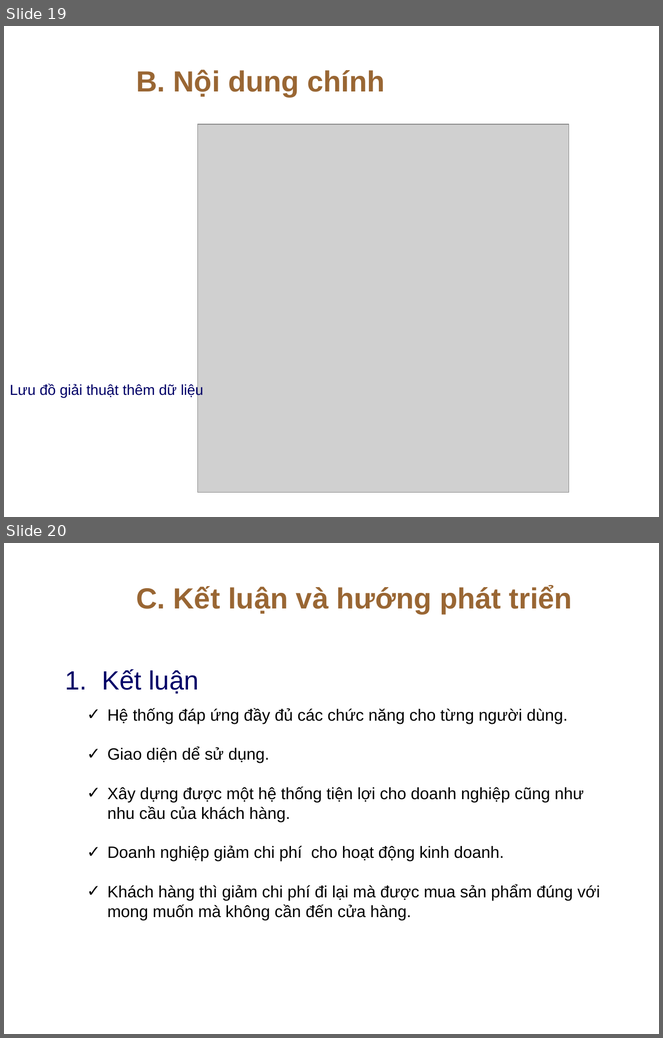
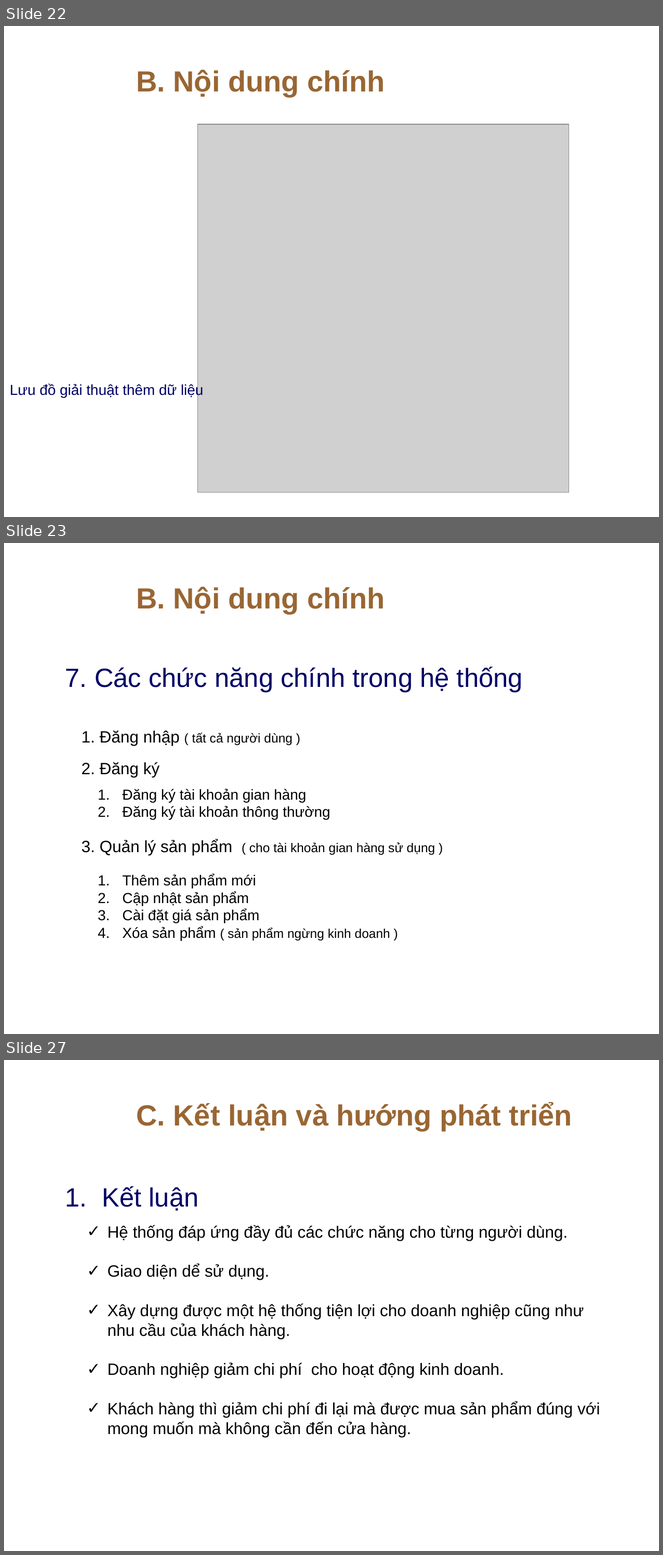
Before and after one commit to khanhpro1996ct/luanvanTN, a slide deck: SlideBaoCaoLVTN_NguyenQuocKhanh.pptx. Shown one above the other, each under a label of ours: slides 19 and 20 before the commit, slides 22, 23 and 27 after it; the slides between them are not shown. The pictures are 663x1038 and 663x1555 pixels, drawn with LibreOffice and Linux fonts; fonts in the diff are those of the drawing; grey boxes stand for pictures; background and template pictures are left out. Boxes give left, top, right and bottom in pixels: in the first picture for what was removed or moved away, otherwise in the second. Text is boxed around its words. In the diff, an @@ line names an element or a change of style, - is before the commit and + after.

```diff
--- a/SlideBaoCaoLVTN_NguyenQuocKhanh.pptx
+++ b/SlideBaoCaoLVTN_NguyenQuocKhanh.pptx
@@ slide 23 added at (4, 543, 659, 1034), background picture (left out) @@
@@ title added at (136, 587, 385, 614), 32 pt, text #996633, bold @@
+B. Nội dung chính
@@ text added at (65, 667, 523, 693), 29 pt, text #000066 @@
+7. Các chức năng chính trong hệ thống
@@ text added at (81, 730, 293, 746), 14 pt, text #000000 @@
+1. Đăng nhập ( tất cả người dùng )
@@ text added at (81, 762, 159, 778), 18 pt, text #000000 @@
+2. Đăng ký
@@ text added at (123, 789, 330, 820), 16 pt, text #000000 @@
+1. Đăng ký tài khoản gian hàng
+2. Đăng ký tài khoản thông thường
@@ text added at (81, 839, 436, 856), 14 pt, text #000000 @@
+3. Quản lý sản phẩm ( cho tài khoản gian hàng sử dụng )
@@ text added at (123, 874, 390, 941), 16 pt, text #000000 @@
+1. Thêm sản phẩm mới
+2. Cập nhật sản phẩm
+3. Cài đặt giá sản phẩm
+4. Xóa sản phẩm ( sản phẩm ngừng kinh doanh )
@@ what was slide 19 is now slide 22 @@
@@ what was slide 20 is now slide 27 @@
```
Also in this commit, not shown: 3 slides changed, 6 other slides added, 30 other files.
